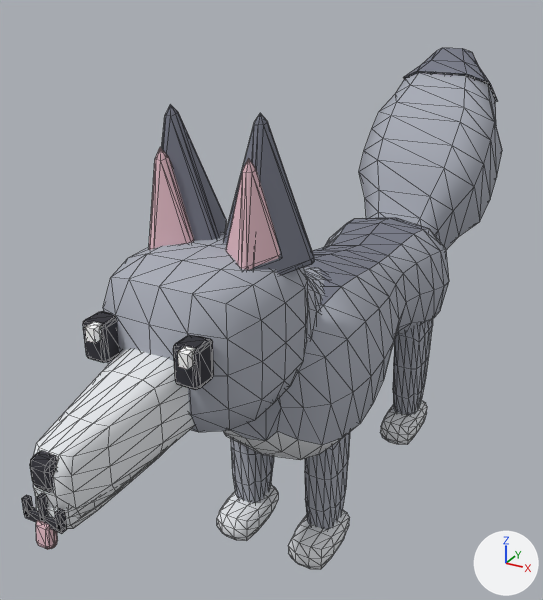
Renders of the glTF model model/pet_fox.glb from each side of a commit.
One viewpoint serves both versions: a 50 mm camera at (0.97, -2.29, 1.81) aimed at (-0.18, -0.19, 0.76). Every picture has the same lights, and +X, +Y and +Z are marked at lower right. The first picture is the older version. Mesh edges are drawn as thin lines. Vertices at exactly the same position are counted once.

Objects in the first picture: 'Wolf'.
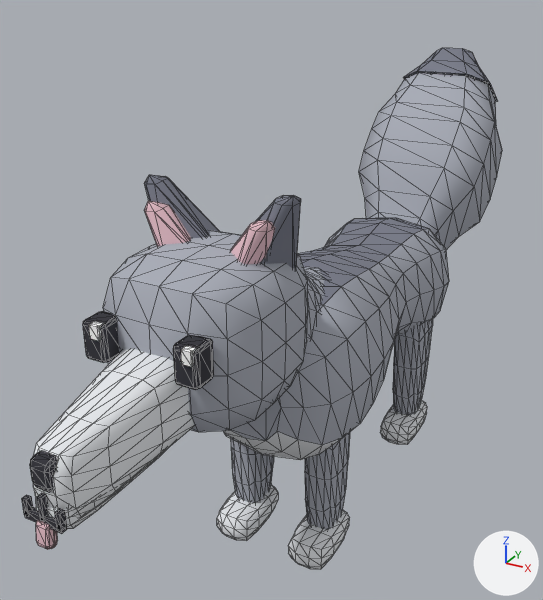
Where the change shows, as pixel boxes (x1, y1, x2, y2) in the pictures (543 x 600 px; the box of a moved part takes in the faces that stretch with it):
part 1 of me_fox, moved or reshaped
    before: (178, 346, 196, 369)
    after: (181, 346, 199, 367)
part 2 of me_fox, moved or reshaped
    before: (85, 322, 103, 343)
    after: (89, 321, 104, 341)
part 3 of me_fox, moved or reshaped
    before: (149, 104, 314, 275)
    after: (144, 175, 301, 268)

What the commit changed:
me_fox is used by ob_wolf; location (0.0, 0.0, 0.0).
me_fox had 1872 vertices, 3580 faces and spanned x -0.27..0.27, y -1.48..1.29, z 0.0..1.52.
me_fox now has 1872 vertices, 3580 faces and spans x -0.27..0.27, y -1.48..1.29, z 0.0..1.5.
me_fox part 1: the loose piece of 8 vertices spanning x 0.13..0.15, y -1.16..-1.13, z 1.04..1.08 is moved by (0.0, 0.01, 0.0).
me_fox part 2: the loose piece of 8 vertices spanning x -0.13..-0.1, y -1.16..-1.13, z 1.04..1.08 is moved by (0.0, 0.01, 0.0).
me_fox part 3: 148 of 1872 vertices moved; they spanned x -0.23..0.23, y -0.9..-0.62, z 1.13..1.52 and now span x -0.22..0.22, y -0.89..-0.65, z 1.1..1.33; mean shift (0.0, 0.0, -0.06); largest move (0.12, -0.8, 1.52) -> (0.21, -0.79, 1.33).
